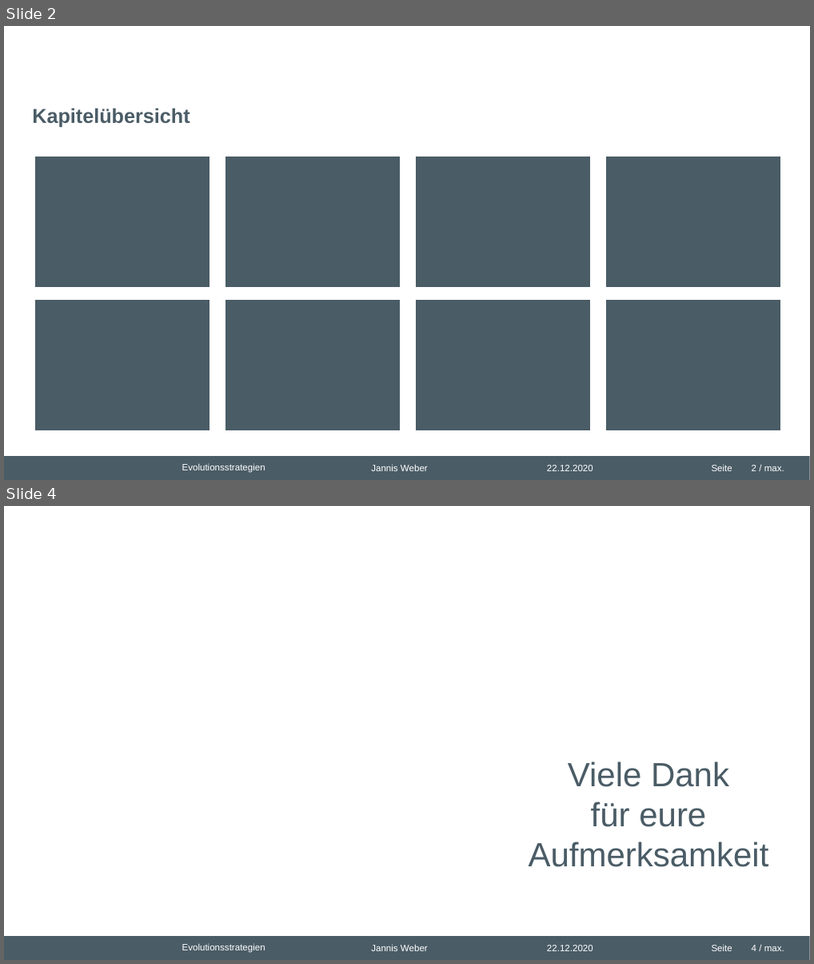
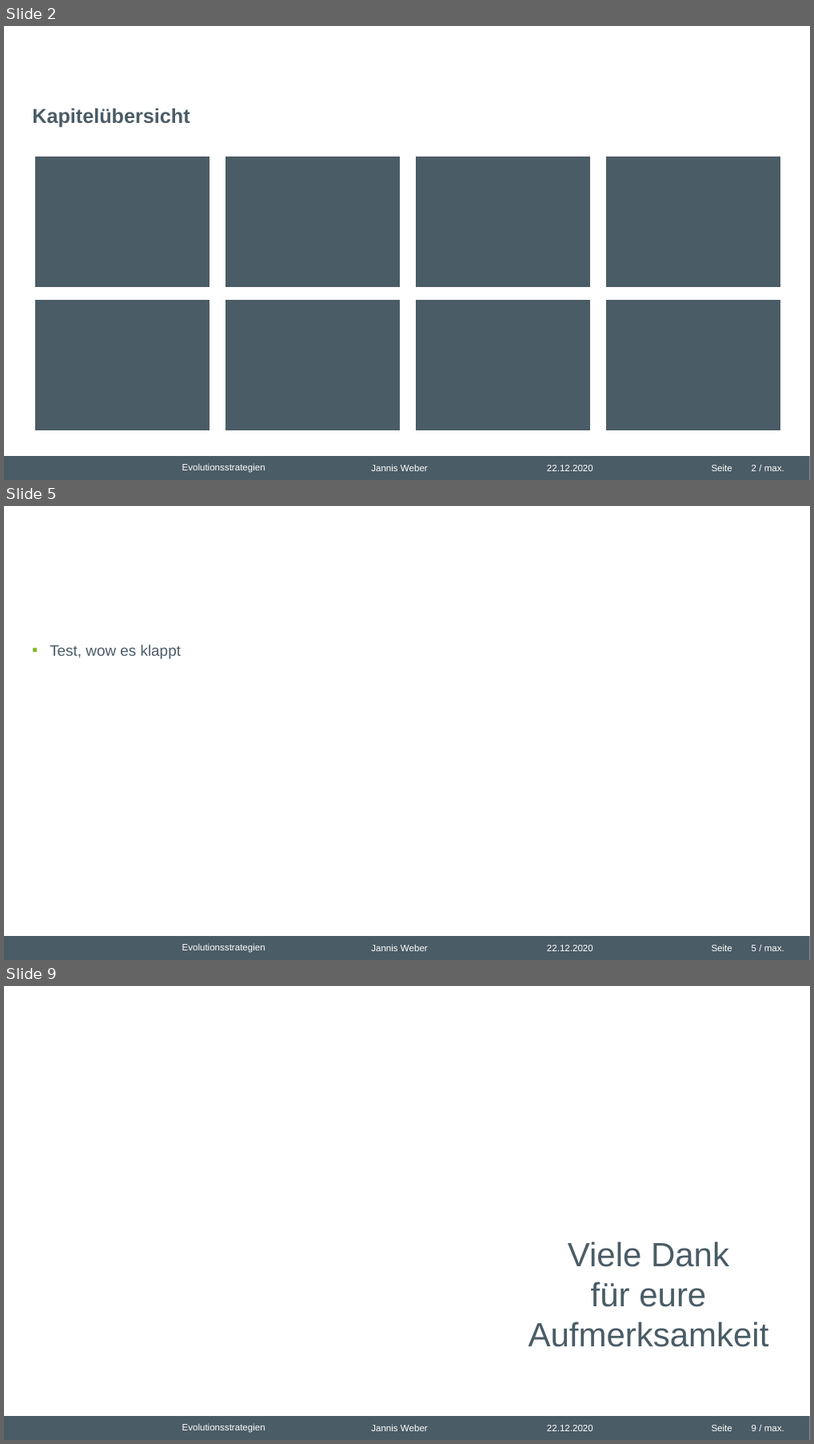
Before and after one commit to nhrt/Genetic-Algorithms, a slide deck: Fachvortrag/Präsentation Fachvortrag.pptx. Shown one above the other, each under a label of ours: slides 2 and 4 before the commit, slides 2, 5 and 9 after it; the slides between them are not shown. The pictures are 814x964 and 814x1444 pixels, drawn with LibreOffice and Linux fonts; fonts in the diff are those of the drawing; grey boxes stand for pictures; background and template pictures are left out. Boxes give left, top, right and bottom in pixels: in the first picture for what was removed or moved away, otherwise in the second. Text is boxed around its words. In the diff, an @@ line names an element or a change of style, - is before the commit and + after.

```diff
--- a/Fachvortrag/Präsentation Fachvortrag.pptx
+++ b/Fachvortrag/Präsentation Fachvortrag.pptx
@@ slide 5 added at [4,506,810,960], background #FFFFFF; not listed: 6 template elements that a slide beside it also shows @@
@@ text added at [50,644,181,659], 18 pt, text #4A5C66 @@
+▪ Test, wow es klappt
@@ what was slide 4 is now slide 9 @@
@@ page number at [752,1424,785,1431]: text changed @@
-4 / max.
+9 / max.
```
Also in this commit, not shown: 5 other slides added, 1 slide removed.
